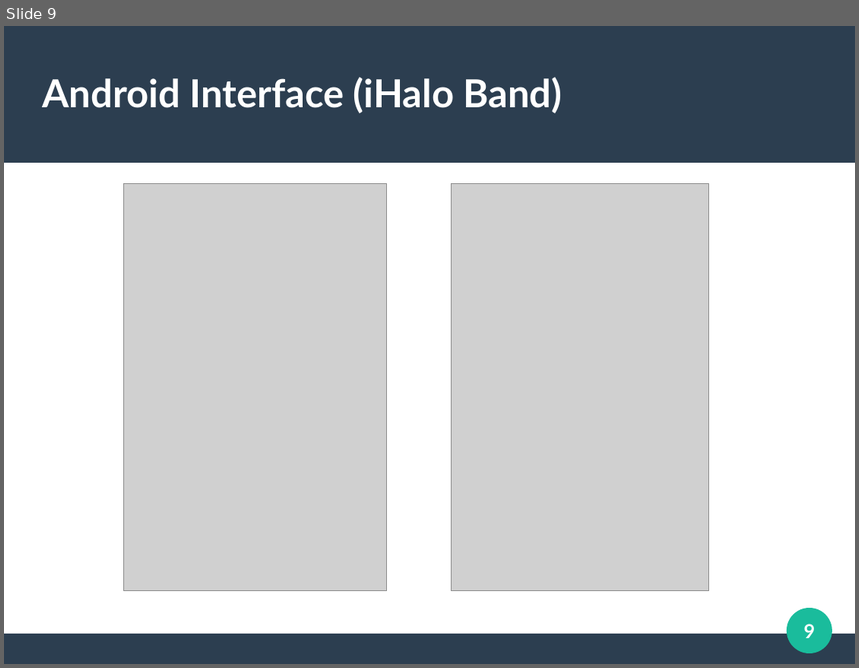
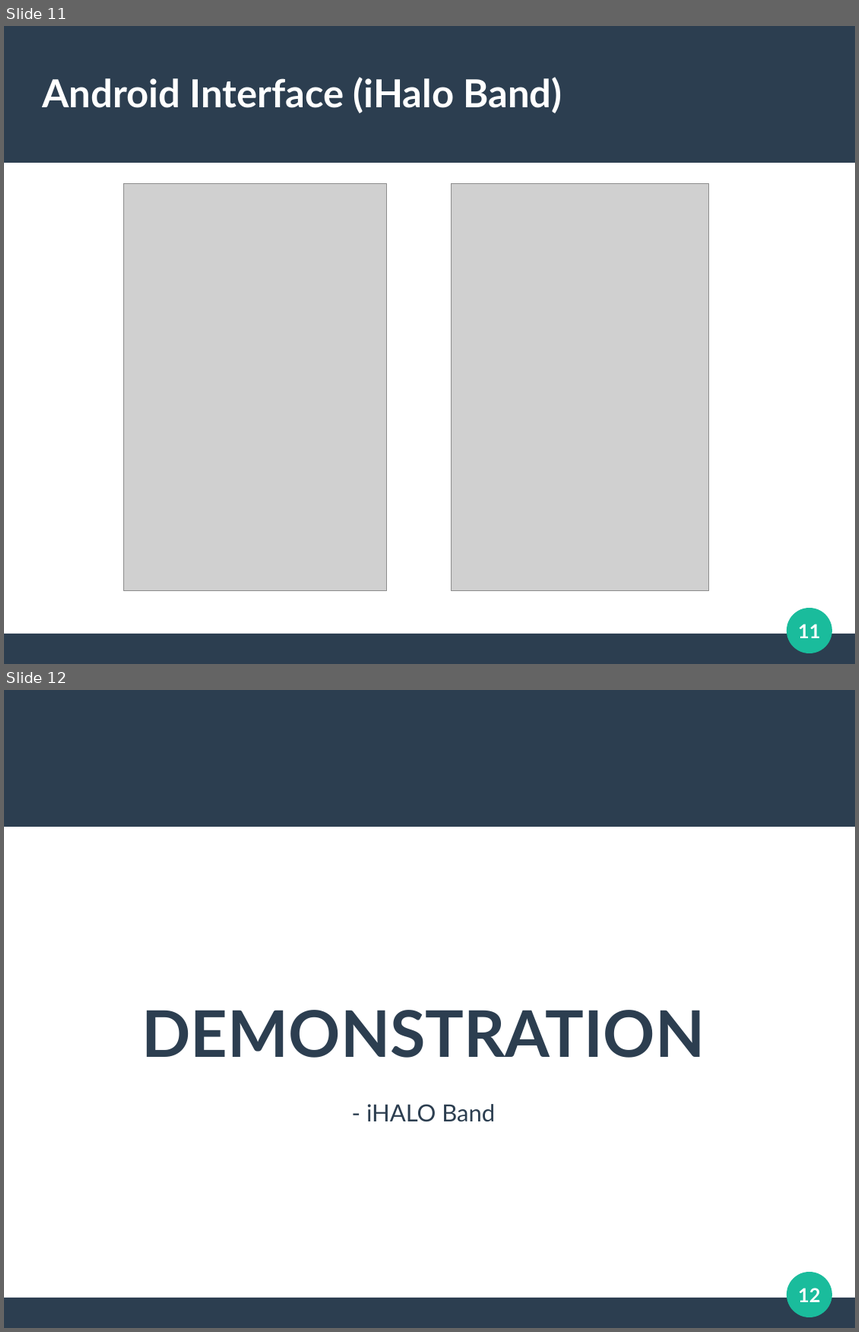
Before and after one commit to iHALOaec/iHALO, a slide deck: docs/iHalo.odp. Shown one above the other, each under a label of ours: slide 9 before the commit, slides 11 and 12 after it. The pictures are 859x668 and 859x1332 pixels, drawn with LibreOffice and Linux fonts; fonts in the diff are those of the drawing; grey boxes stand for pictures. Boxes give left, top, right and bottom in pixels: in the first picture for what was removed or moved away, otherwise in the second. Text is boxed around its words. In the diff, an @@ line names an element or a change of style, - is before the commit and + after.

```diff
--- a/docs/iHalo.odp
+++ b/docs/iHalo.odp
@@ slide 12 added at [4,690,855,1328], background #FFFFFF; not listed: 3 template elements that a slide beside it also shows @@
@@ subtitle added at [142,1010,705,1122], 60 pt, text #2C3E50, bold @@
+DEMONSTRATION
+- iHALO Band
@@ page number added at [798,1288,820,1303], 18 pt, text #FFFFFF, bold @@
+12
@@ what was slide 9 is now slide 11 @@
@@ page number at [798,624,820,639]: text changed @@
-9
+11
```
Also in this commit, not shown: 2 slides changed, 3 other slides added, 1 slide removed, 1 other file.
